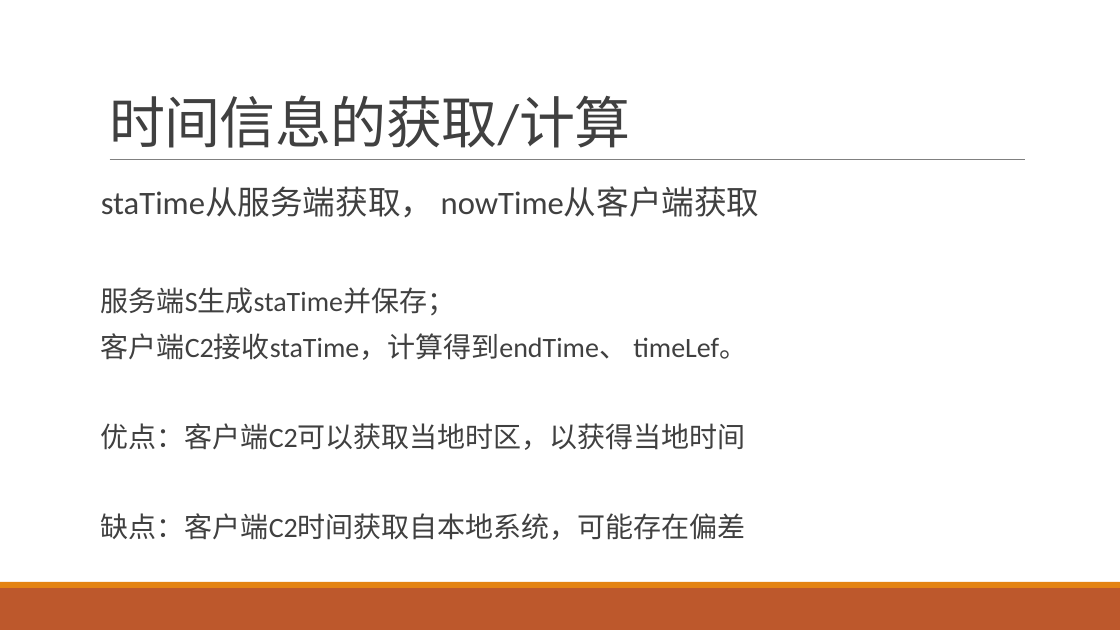
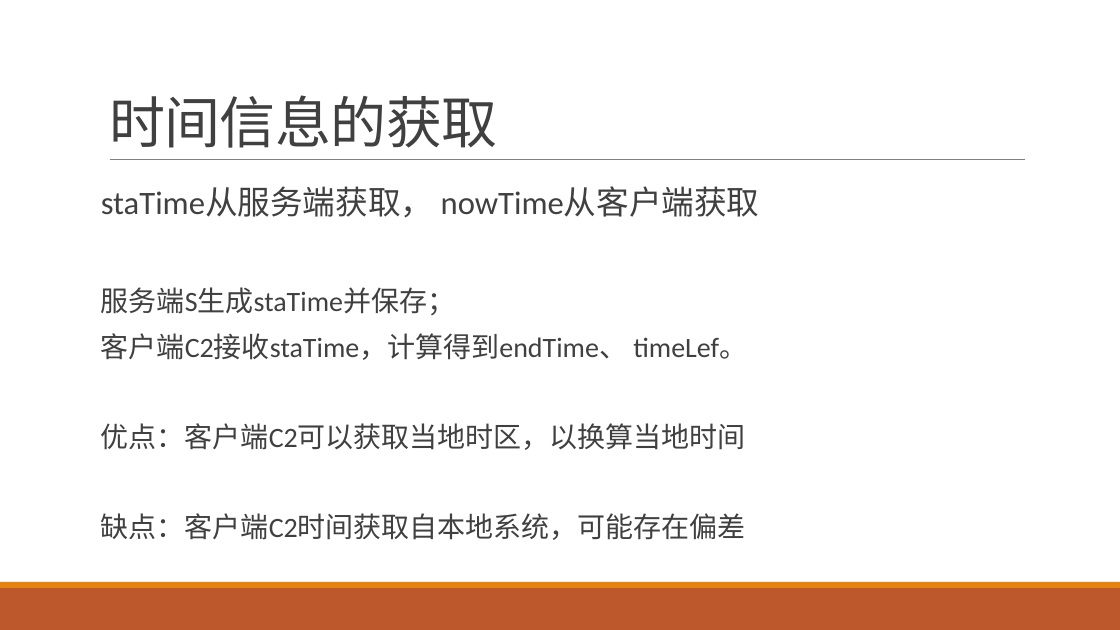
Before and after one commit to qidaneix/moment-research, a slide deck: slide 12 of 跨时区.pptx. Drawn at 1120x630 pixels with LibreOffice and Linux fonts; fonts in the diff are those of the drawing. Boxes give left, top, right and bottom in pixels: in the first picture for what was removed or moved away, otherwise in the second. Text is boxed around its words. In the diff, an @@ line names an element or a change of style, - is before the commit and + after.

```diff
--- a/跨时区.pptx
+++ b/跨时区.pptx
@@ title at (109,95,497,148): text changed @@
-时间信息的获取/计算
+时间信息的获取
@@ text at (101,423,746,450): text changed @@
-优点：客户端C2可以获取当地时区，以获得当地时间
+优点：客户端C2可以获取当地时区，以换算当地时间
```
Also in this commit, not shown: 7 other slides changed, 1 other file.
